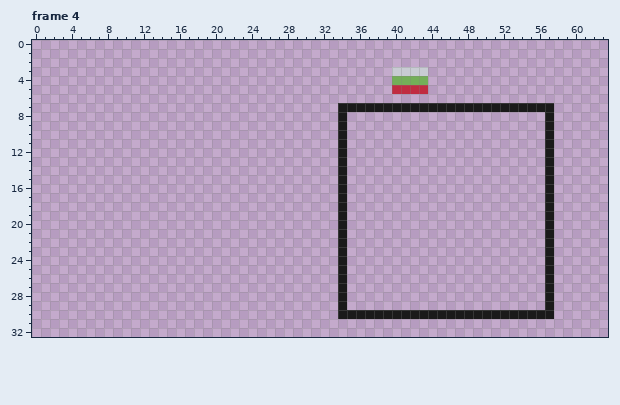
File history of a pixel-art file, sprites/commandoitems.ase. Above, as it was before the edit.
64x33 pixels, 4 frames. Pixels under 10% opacity are left out. Colours within 5 levels of each other are drawn and written as one. Shown: frame 4. The commit also changed other frames, which this record leaves out.
Once edited:
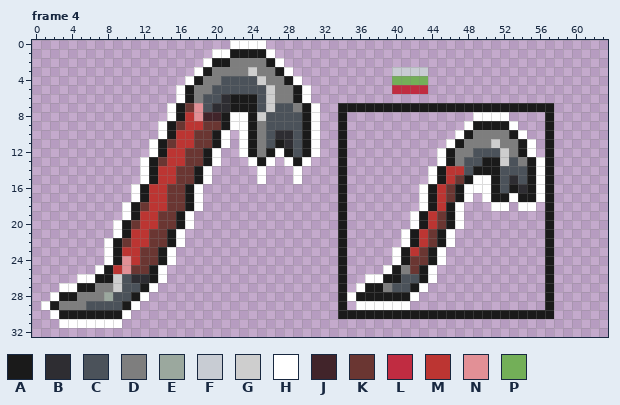
Palette (. is transparent): A #1a1a1a  B #2e2d32  C #4b525a  D #7e7e7e  E #9ba89e  F #c8ccd3  G #cecece  H #ffffff  J #41242a  K #6a3632  L #c02c41  M #bc3532  N #e29096  P #73af58
Change:
Frame 4, layers "sprite", "returnsref":
y 0: x 22..25 .... -> HHHH
y 1: x 20..26 ....... -> HHAAAAH
y 2: x 19..27 ......... -> HAADDDDAH
y 3: x 18..28 ........... -> HADDDDGDDAH
y 4: x 17..29 ............. -> HADDCCCCGDDAH
y 5: x 16..30 ............... -> HADDCCCCCCGDDAH
y 6: x 16..30 ............... -> HADCCBAAACGDDAH
y 7: x 15..31 ................. -> HAKNCBBAAACGCCDAH
y 8: x 15..31 ................. -> HAMNJJAHHAGCCCCAH; x 49..52 .... -> HHHH
y 9: x 14..31 .................. -> HAKMMKKAHHADCCCCAH; x 48..53 ...... -> HAAAAH
y 10: x 14..21 ........ -> HAMMKKAH; x 23..31 ......... -> HADCBBCAH; x 47..54 ........ -> HADDDDAH
y 11: x 13..21 ......... -> HAKMMKKAH; x 23..31 ......... -> HADCABCAH; x 46..55 .......... -> HADDDGDDAH
y 12: x 13..20 ........ -> HAMMKKAH; x 23..31 ......... -> HADAHACAH; x 45..55 ........... -> HADDCCCGDAH
y 13: x 12..20 ......... -> HAKMMKKAH; x 24..26 ... -> HAH; x 28..30 ... -> HAH; x 45..56 ............ -> HADCCAAGCDAH
y 14: x 12..19 ........ -> HAMMKKAH; x 25 . -> H; x 29 . -> H; x 44..56 ............. -> HAMMCAAACCCAH
y 15: x 12..19 ........ -> HAMMKKAH; x 25 . -> H; x 29 . -> H; x 44..56 ............. -> HAMKAHHACBCAH
y 16: x 11..18 ........ -> HAMMKKAH; x 43..56 .............. -> HAMKAHHHACABAH
y 17: x 11..18 ........ -> HAMMKKAH; x 43..48 ...... -> HAMKAH; x 50..56 ....... -> HAAHAAH
y 18: x 10..18 ......... -> HAKMMKKAH; x 43..47 ..... -> HAMAH; x 51..52 .. -> HH; x 54..55 .. -> HH
y 19: x 10..17 ........ -> HAMMKKAH; x 42..47 ...... -> HAMKAH
y 20: x 9..17 ......... -> HAKMMKKAH; x 42..47 ...... -> HAMKAH
y 21: x 9..16 ........ -> HAMMKKAH; x 41..46 ...... -> HAMKAH
y 22: x 8..16 ......... -> HAKMMKKAH; x 41..46 ...... -> HAMKAH
y 23: x 8..15 ........ -> HAMMKKAH; x 40..45 ...... -> HAMKAH
y 24: x 8..15 ........ -> HANMKKAH; x 40..45 ...... -> HAKKAH
y 25: x 7..14 ........ -> HAMNKKAH; x 39..44 ...... -> HADKAH
y 26: x 5..14 .......... -> HHAAGCBBAH; x 37..44 ........ -> HHAACCAH
y 27: x 3..13 ........... -> HHAADDGCCAH; x 36..43 ........ -> HAADCCAH
y 28: x 2..12 ........... -> HAADDDECCAH; x 35..42 ........ -> HAAAAAAH
y 29: x 1..11 ........... -> HADDDCCCCAH; x 36..41 ...... -> HHHHHH
y 30: x 2..10 ......... -> HAAAAAAAH
y 31: x 3..9 ....... -> HHHHHHH
Pixel boxes of the changes (left, top, right, bottom) in both pictures:
added: (41, 40, 320, 328)
added: (347, 112, 545, 310)
